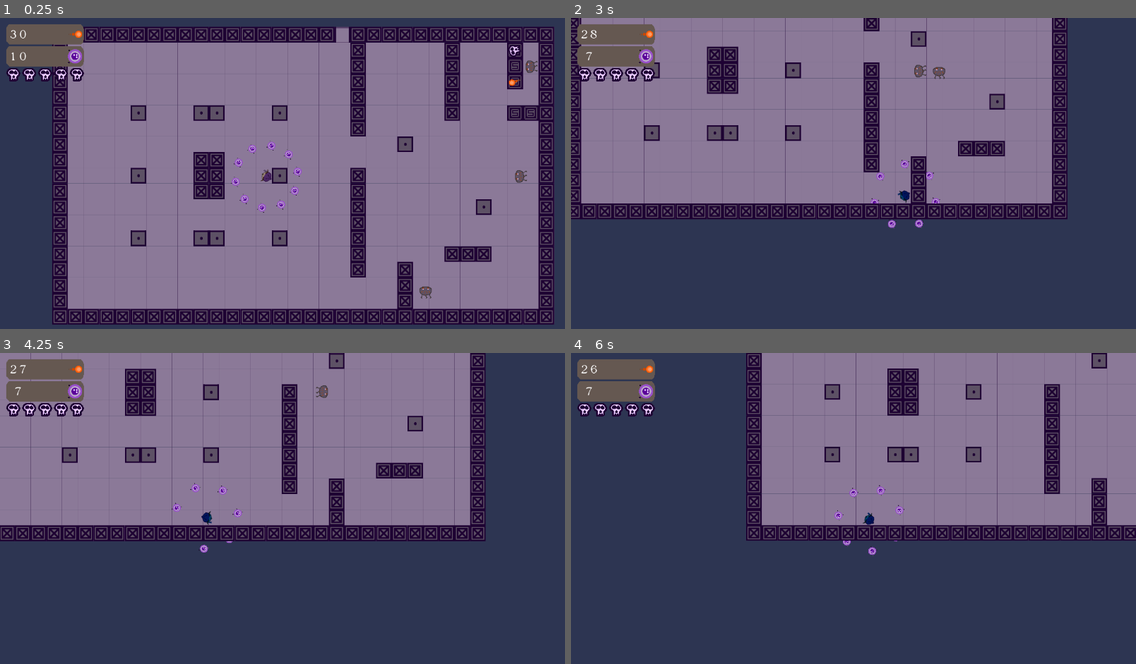
Above: before the commit, frames 1-4 (two rows, left to right).
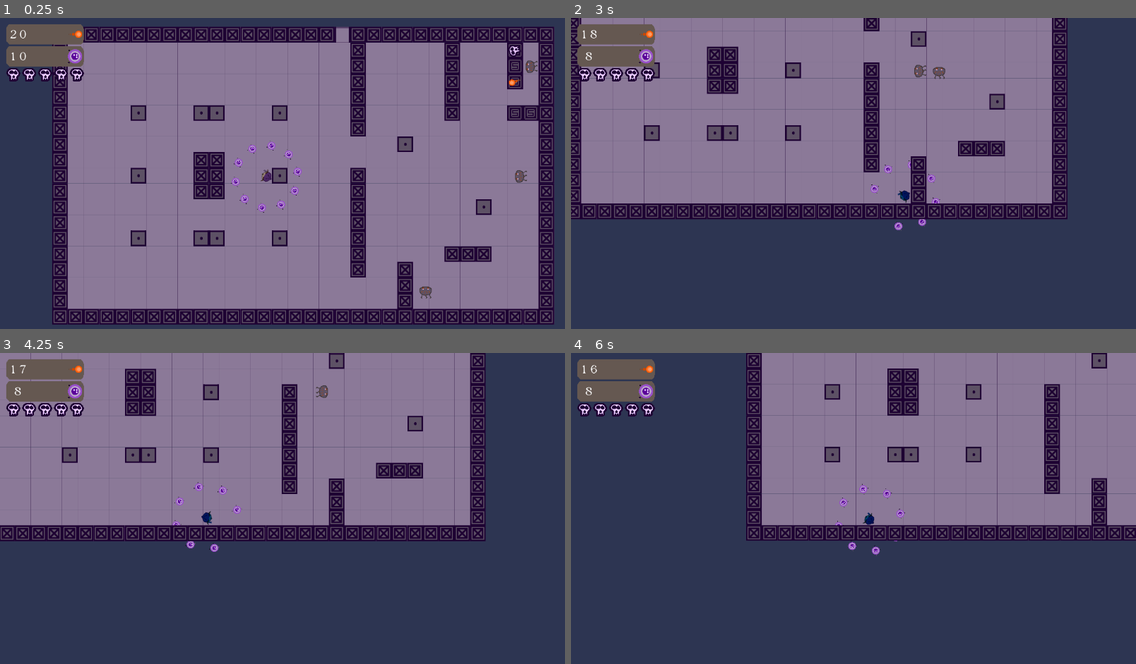
Above: after the commit, the same moments.

Repository: blackmadgames/sacrifices
Game: Godot game, scene res://scenes/game_scenes/Sandbox.tscn
Same seed, same stepped clock (60 frames per second), same inputs: the game is played once before the commit and once after it. The project has no main scene, so this scene is started directly.
Inputs (mouse positions are in pixels of both pictures, inside the frame that each line leads up to):
- Up to frame 1 (0.25 s): no input
- Up to frame 2 (3 s): move the mouse to (977, 161) at 0.52 s; hold D (move_right) 0.53-1.28 s; click (977, 161) at 0.6 s; move the mouse to (740, 192) at 1.27 s; hold S (move_down) 1.28-2.03 s; tap F (interact) at 1.35, 2.85 s; move the mouse to (910, 108) at 2.02 s; hold D (move_right) 2.03-2.78 s; click (910, 108) at 2.1 s; move the mouse to (825, 238) at 2.77 s; hold Ctrl (shield_up) from 2.78 s (still down)
- Up to frame 3 (4.25 s): move the mouse to (452, 558) at 3.52 s; release Ctrl (shield_up) at 3.53 s; hold A (move_left) from 3.53 s (still down); click (452, 558) at 3.6 s
- Up to frame 4 (6 s): move the mouse to (684, 464) at 4.27 s; tap F (interact) at 4.35, 5.85 s; move the mouse to (881, 511) at 5.02 s; release A (move_left) at 5.03 s; hold S (move_down) 5.03-5.78 s; click (881, 511) at 5.1 s; move the mouse to (768, 433) at 5.77 s; hold D (move_right) from 5.78 s (still down)

The runs differ from the first frame. In frame 1, less than 0.1% of the frame differs, in the area x 1-3%, y 3-7%; in frame 2, 0.3%; in frame 3, 0.3%; in frame 4, 0.4%, in the area x 1-60%, y 3-66%.

Commit message:
Bug fixing + game over when no more souls left

Diff:
--- a/scripts/Game.gd
+++ b/scripts/Game.gd
@@ -2,3 +2,6 @@
 
 const INITIAL_SOULS_COUNT = 10
 var souls_count: = INITIAL_SOULS_COUNT
+
+static func initialize():
+    Game.souls_count = Game.INITIAL_SOULS_COUNT
--- a/scripts/actors/Player.gd
+++ b/scripts/actors/Player.gd
@@ -8,13 +8,14 @@
 signal healed
 signal shield_up
 
-var max_gun_ammo: int = 30
+var max_gun_ammo: int = 20
 onready var gun_ammo = max_gun_ammo
 
-var shield_cost: int = 3
+var shield_cost: int = 2
 var shield_up: bool = false
 
 func _ready() -> void:
+    Game.initialize()
     $SoulsCircle.start(Game.souls_count)
     $".."/CanvasLayer/GUI.initialize(gun_ammo, Game.souls_count, hp)
 
@@ -51,10 +52,12 @@
 func spend_soul() -> void:
     Game.souls_count -= 1
     emit_signal("soul_lost", Game.souls_count)
+    if Game.souls_count == 0:
+        _game_over()
 
 func _on_Player_die() -> void:
-    # For Debug purpose: restarting the scene
-    get_tree().change_scene(get_tree().get_current_scene().get_filename())
+    Game.souls_count = 0
+    _game_over()
 
 func _on_Shop_checkout_item(item_type) -> void:
     if Game.souls_count != 0:
@@ -70,7 +73,7 @@
     emit_signal("recharged_ammo", gun_ammo)
 
 func _heal() -> void:
-    hp = max(max_hp, hp + 1)
+    hp = min(max_hp, hp + 1)
     emit_signal("healed", hp)
 
 func hit() -> void:
@@ -88,3 +91,6 @@
     shield_up = false
     $Sprite.modulate = Color(1, 1, 1)
     $ShieldCooldownTimer.start()
+
+func _game_over() -> void:
+    get_tree().change_scene("res://scenes/screens/GameOver.tscn")
--- a/scripts/gui/GUI.gd
+++ b/scripts/gui/GUI.gd
@@ -26,6 +26,7 @@
     print("Player it")
     $Counters/HPCounter.remove_child($Counters/HPCounter.get_child(0))
 
-func _on_Player_healed(_new_hp: int) -> void:
-    var instance = HP_ICON_SCENE.instance()
-    $Counters/HPCounter.add_child(instance)
+func _on_Player_healed(new_hp: int) -> void:
+    if $Counters/HPCounter.get_children().size() != new_hp:
+        var instance = HP_ICON_SCENE.instance()
+        $Counters/HPCounter.add_child(instance)
